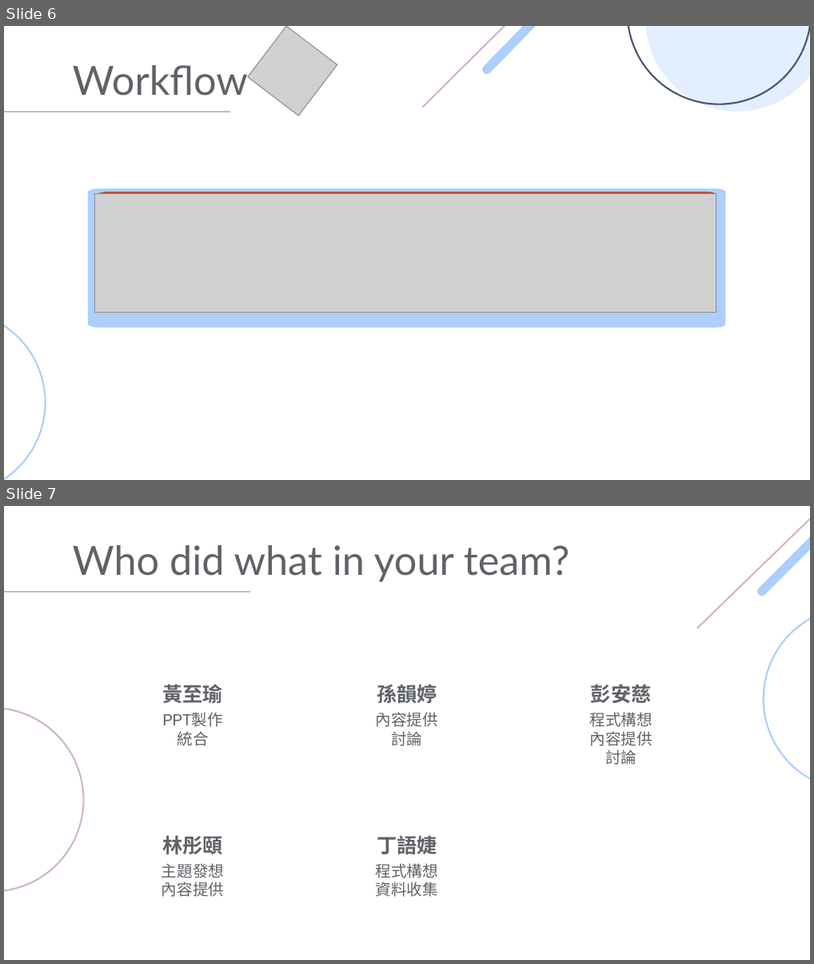
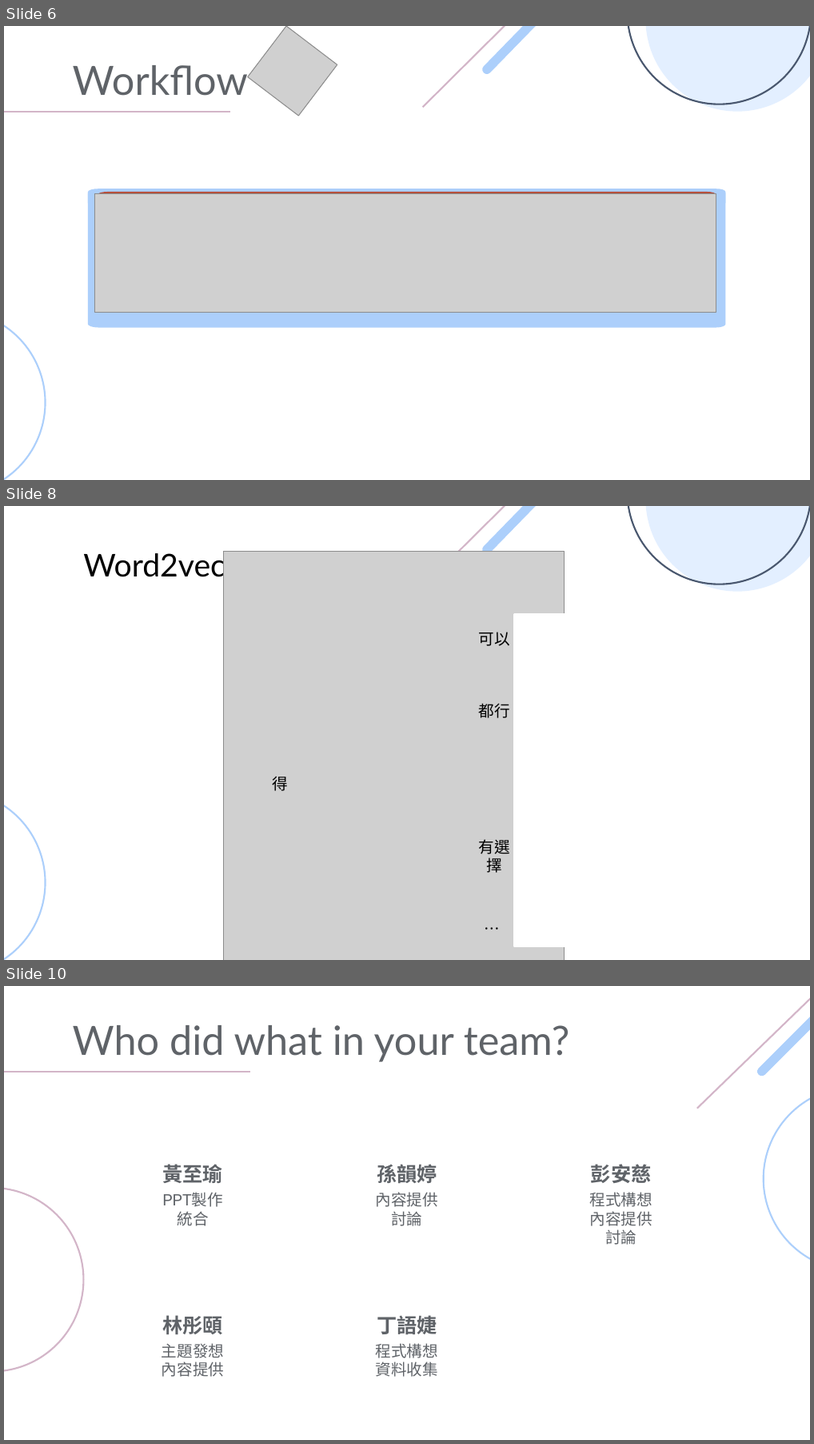
Before and after one commit to sun-wt/deadline-, a slide deck: Project_deadline.pptx. Shown one above the other, each under a label of ours: slides 6 and 7 before the commit, slides 6, 8 and 10 after it; the slides between them are not shown. The pictures are 814x964 and 814x1444 pixels, drawn with LibreOffice and Linux fonts; fonts in the diff are those of the drawing; grey boxes stand for pictures. Boxes give left, top, right and bottom in pixels: in the first picture for what was removed or moved away, otherwise in the second. Text is boxed around its words. In the diff, an @@ line names an element or a change of style, - is before the commit and + after.

```diff
--- a/Project_deadline.pptx
+++ b/Project_deadline.pptx
@@ slide 8 added at (4,506,810,960), background #FFFFFF; not listed: 5 template elements that a slide beside it also shows @@
@@ title added at (83,551,226,582), 28 pt, text #000000 @@
+Word2vec
@@ picture added at (223,551,565,960) @@
@@ rectangle added at (514,614,568,945), fill #FFFFFF, outline #FFFFFF 2 pt @@
@@ text added at (479,632,510,646), 14 pt, text #000000 @@
+可以
@@ text added at (479,703,510,718), 14 pt, text #000000 @@
+都行
@@ text added at (272,776,288,791), 14 pt, text #000000 @@
+得
@@ text added at (479,839,510,872), 14 pt, text #000000 @@
+有選
+擇
@@ text added at (475,915,510,942), 14 pt, text #000000 @@
+…
@@ what was slide 7 is now slide 10 @@
```
Also in this commit, not shown: 2 other slides added.
